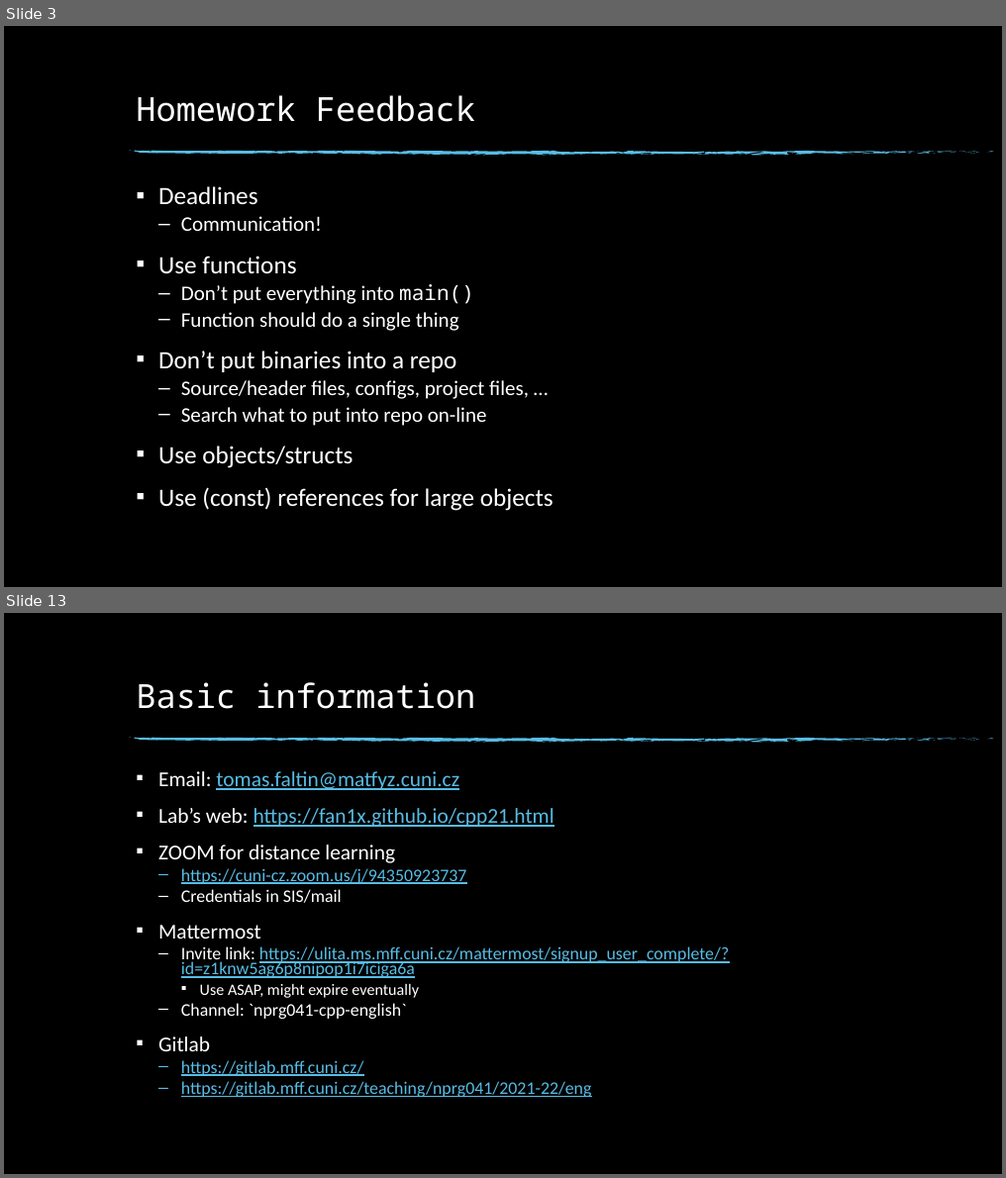
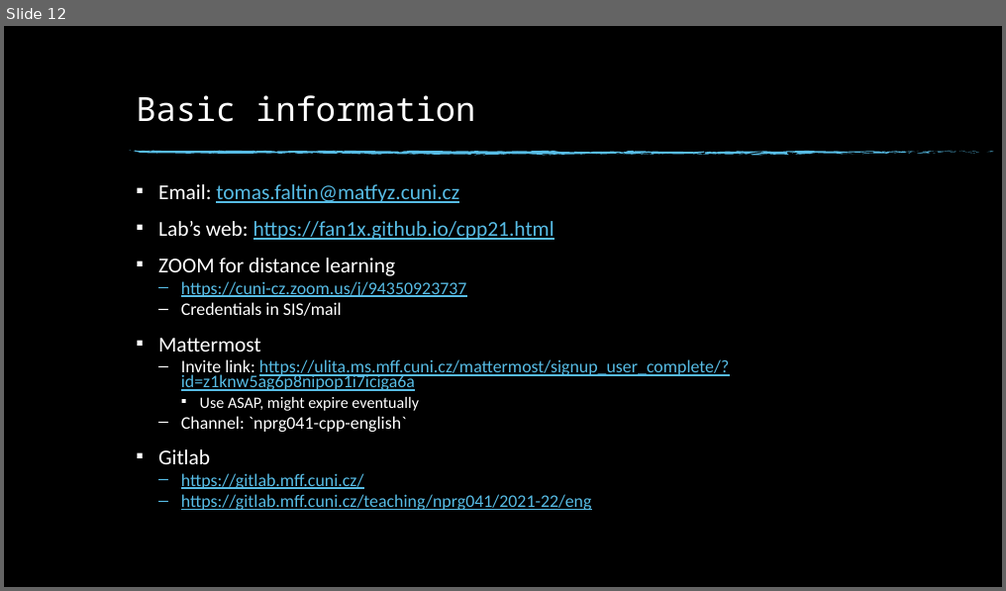
Before and after one commit to fan1x/fan1x.github.io, a slide deck: data/2021-22/cpp/ex02.pptx. Shown one above the other, each under a label of ours: slides 3 and 13 before the commit, slide 12 after it; the slides between them are not shown. The pictures are 1006x1178 and 1006x591 pixels, drawn with LibreOffice and Linux fonts; fonts in the diff are those of the drawing; background and template pictures are left out. Boxes give left, top, right and bottom in pixels: in the first picture for what was removed or moved away, otherwise in the second. Text is boxed around its words. In the diff, an @@ line names an element or a change of style, - is before the commit and + after.

```diff
--- a/data/2021-22/cpp/ex02.pptx
+++ b/data/2021-22/cpp/ex02.pptx
@@ slide 3 removed at bbox=[4, 26, 1002, 587], background picture (left out); not listed: 74 template elements that a slide beside it also shows @@
@@ title removed at bbox=[136, 95, 475, 122] @@
-Homework Feedback
@@ text removed at bbox=[158, 186, 553, 511] @@
-▪ Deadlines
-  – Communication!
-▪ Use functions
-  – Don’t put everything into main()
-  – Function should do a single thing
-▪ Don’t put binaries into a repo
-  – Source/header files, configs, project files, …
-  – Search what to put into repo on-line
-▪ Use objects/structs
-▪ Use (const) references for large objects
@@ what was slide 13 is now slide 12 @@
```
Also in this commit, not shown: 6 slides changed, 5 slides added, 5 other slides removed, 1 other file.
